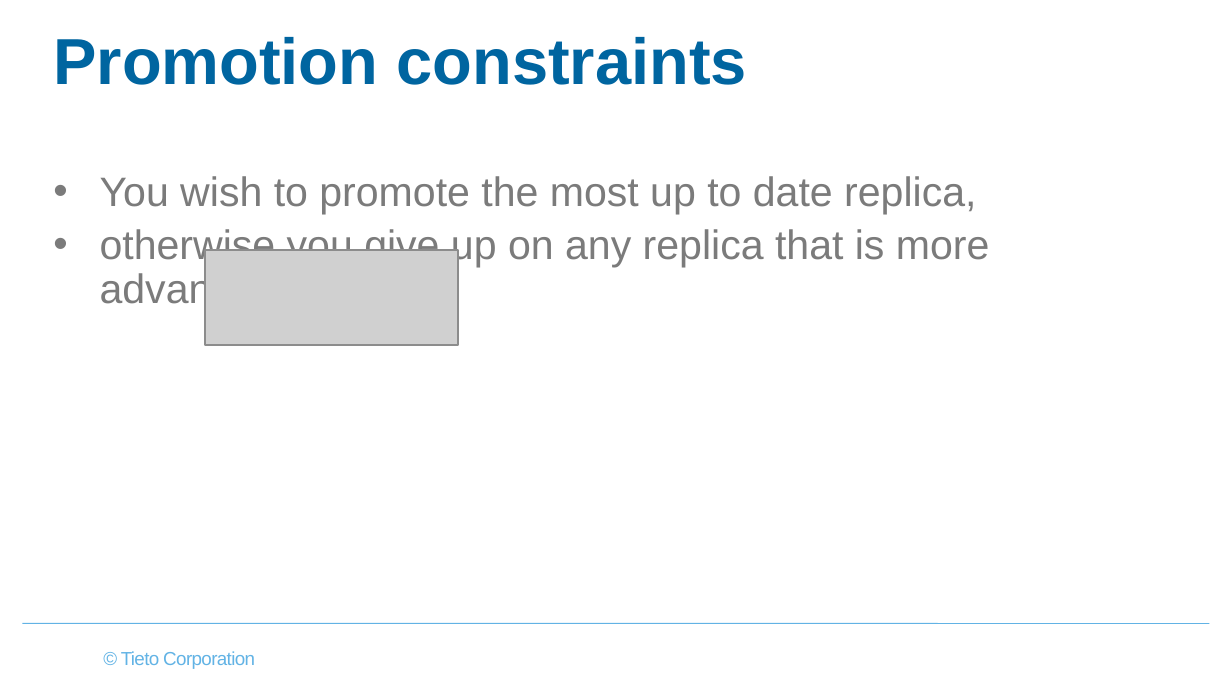
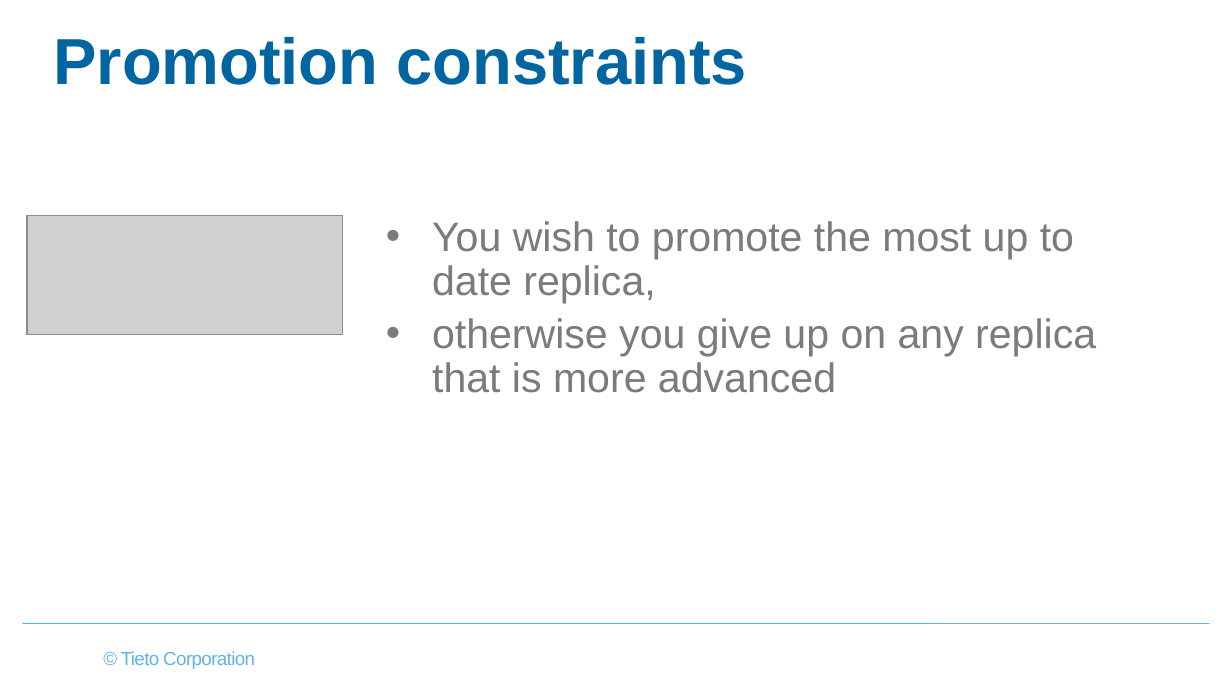
Before and after one commit to virh/case-study, a slide deck: slide 26 of vitess/MySQL Index & Orchestrator.pptx. Drawn at 1232x693 pixels with LibreOffice and Linux fonts; fonts in the diff are those of the drawing; grey boxes stand for pictures; background and template pictures are left out. Boxes give left, top, right and bottom in pixels: in the first picture for what was removed or moved away, otherwise in the second. Text is boxed around its words. In the diff, an @@ line names an element or a change of style, - is before the commit and + after.

```diff
--- a/vitess/MySQL Index & Orchestrator.pptx
+++ b/vitess/MySQL Index & Orchestrator.pptx
@@ picture: place and size @@
-picture at bbox=[205, 250, 457, 345]
+picture at bbox=[27, 216, 342, 334]
@@ text "You wish to promote the ..." rewrapped from bbox=[100, 176, 990, 311] to bbox=[432, 221, 1096, 393] @@
```
Also in this commit, not shown: 28 other slides changed, 1 slide added, 1 slide removed.
